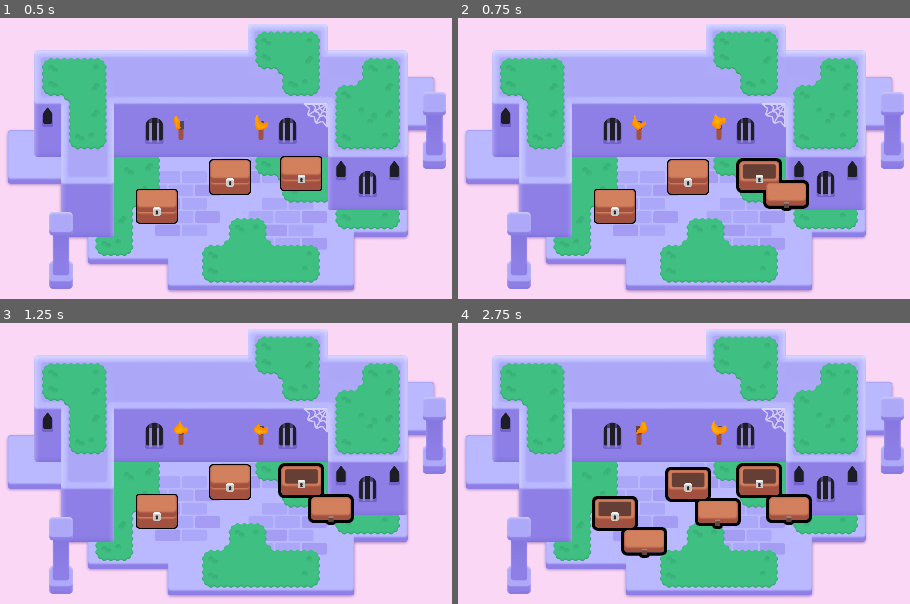
Above: before the commit, frames 1-4 (two rows, left to right).
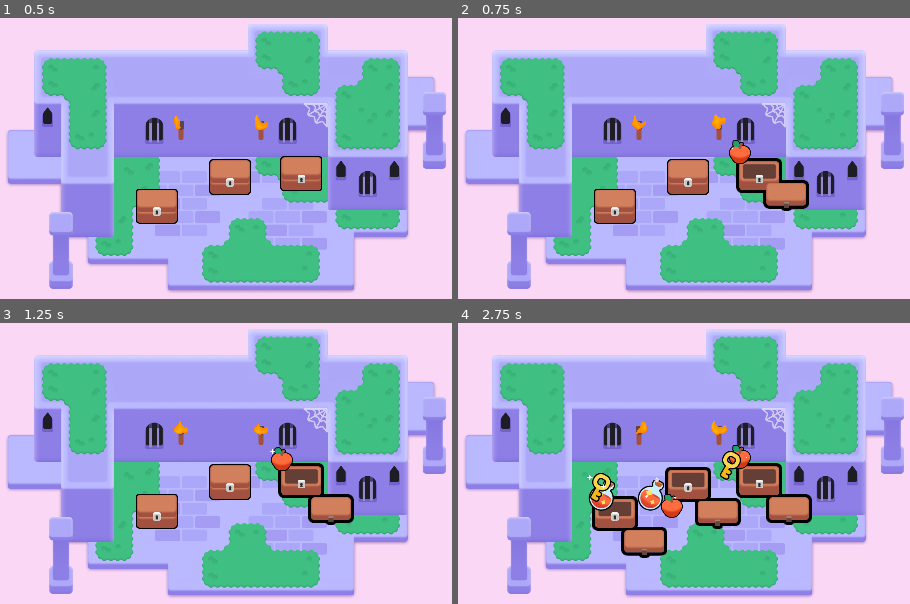
Above: after the commit, the same moments.

Repository: qwertyuiopasdfghjklzxcvbnm1234567890000/2d-GameDev-Course
Game: Godot game, scene res://lessons/mini_dungeon.tscn
Two runs of this game, one before a commit and one after it. Both use one fixed random seed, a clock stepped at 60 frames per second and the inputs below.
Inputs (mouse positions are in pixels of both pictures, inside the frame that each line leads up to):
- Up to frame 1 (0.5 s): no input
- Up to frame 2 (0.75 s): tap Enter at 0.5 s; move the mouse to (760, 172) at 0.52 s; press the mouse at (760, 172) at 0.53 s; hold D (move_right) from 0.53 s (still down)
- Up to frame 3 (1.25 s): keep holding D (move_right); tap Space at 0.77 s
- Up to frame 4 (2.75 s): move the mouse to (616, 511) at 1.27 s; release D (move_right) at 1.28 s; release the mouse at (616, 511) at 1.28 s; hold S (move_down) 1.28-2.03 s; right-click (616, 511) at 1.35 s; click (616, 511) at 1.42 s; tap Space at 1.52 s; move the mouse to (688, 483) at 2.02 s; hold D (move_right) from 2.03 s (still down); tap Z at 2.1 s; click (688, 483) at 2.17 s

Frame 1 is identical in both runs. In frame 2, 0.3% of the frame differs, in the area x 59-65%, y 43-52%; in frame 3, 0.3%; in frame 4, 1.9%, in the area x 28-65%, y 43-70%.

Commit message:
L6 lesson complete; L6 practice incomplete

Diff:
--- a/M06.looting_workbook/lessons/chest/chest.gd
+++ b/M06.looting_workbook/lessons/chest/chest.gd
@@ -2,7 +2,7 @@
 
 @onready var animation_player = $AnimationPlayer
 @onready var canvas_group: CanvasGroup = $CanvasGroup
-
+@export var possible_items: Array[PackedScene] = []
 
 func _ready() -> void:
 	mouse_entered.connect(_on_mouse_entered)
@@ -32,3 +32,15 @@
 func open() -> void:
 	animation_player.play("open")
 	input_pickable = false
+	if possible_items.is_empty():
+		return
+	for current_index in range(randi_range(1,3)):
+		_spawn_random_items()
+
+func _spawn_random_items() -> void:
+	var loot_item: Area2D = possible_items.pick_random().instantiate()
+	add_child(loot_item)
+	var random_angle := randf_range(0.0, 2.0 * PI)
+	var random_direction := Vector2(1.0, 0.0).rotated(random_angle)
+	var random_distance := randf_range(60.0, 120.0)
+	loot_item.position = random_direction * random_distance
--- a/M06.looting_workbook/lessons/chest/chest.tscn
+++ b/M06.looting_workbook/lessons/chest/chest.tscn
@@ -1,10 +1,13 @@
-[gd_scene load_steps=11 format=3 uid="uid://cadjlw20vtqe7"]
+[gd_scene load_steps=14 format=3 uid="uid://cadjlw20vtqe7"]
 
 [ext_resource type="Script" path="res://lessons/chest/chest.gd" id="1_hdrmj"]
 [ext_resource type="Texture2D" uid="uid://c3hwsm5ugp8qw" path="res://lessons/chest/bottom.png" id="1_snn21"]
 [ext_resource type="Shader" path="res://lessons/chest/group_outline.gdshader" id="2_4dhvr"]
 [ext_resource type="Texture2D" uid="uid://bnem1cahhoxdk" path="res://lessons/chest/top.png" id="2_iddim"]
+[ext_resource type="PackedScene" uid="uid://0i1g0cunmseb" path="res://lessons/items/apple.tscn" id="2_jfsdn"]
+[ext_resource type="PackedScene" uid="uid://ctqyr0ufyoktk" path="res://lessons/items/key.tscn" id="3_efiot"]
 [ext_resource type="Texture2D" uid="uid://bu2jin246nel5" path="res://lessons/chest/lock.png" id="3_t5gcg"]
+[ext_resource type="PackedScene" uid="uid://hdxqgspfcaur" path="res://lessons/items/potion.tscn" id="4_yfumu"]
 
 [sub_resource type="RectangleShape2D" id="RectangleShape2D_47kwn"]
 size = Vector2(96, 80)
@@ -56,6 +59,7 @@
 [node name="Chest" type="Area2D"]
 position = Vector2(10, -33)
 script = ExtResource("1_hdrmj")
+possible_items = Array[PackedScene]([ExtResource("2_jfsdn"), ExtResource("3_efiot"), ExtResource("4_yfumu")])
 
 [node name="CollisionShape2D" type="CollisionShape2D" parent="."]
 visible = false
--- a/M06.looting_workbook/practices/L6.P1.the_pinata/the_pinata.tscn
+++ b/M06.looting_workbook/practices/L6.P1.the_pinata/the_pinata.tscn
@@ -1,16 +1,14 @@
-[gd_scene load_steps=3 format=3]
+[gd_scene load_steps=3 format=3 uid="uid://c601w57k2rnk"]
 
 [ext_resource type="PackedScene" path="res://practices/L6.P1.the_pinata/balloon_pinata.tscn" id="1_33y8y"]
-[ext_resource type="Script" path="res://practices/L6.P1.the_pinata/balloon_pinata.gd" id="2_qwpvp"]
+[ext_resource type="PackedScene" path="res://practices/L6.P1.the_pinata/candy/candy.tscn" id="2_dw1pw"]
 
 [node name="ThePiñata" type="Node2D"]
 metadata/_edit_horizontal_guides_ = []
 
-[node name="BalloonPinata" type="Area2D" parent="." instance=ExtResource("1_33y8y")]
-position = Vector2(960, 540)
-collision_layer = 2
-collision_mask = 0
-script = ExtResource("2_qwpvp")
+[node name="BalloonPinata" parent="." instance=ExtResource("1_33y8y")]
+
+[node name="Candy" parent="BalloonPinata" instance=ExtResource("2_dw1pw")]
 
 [node name="ExtraVisuals" type="Node" parent="."]
 
